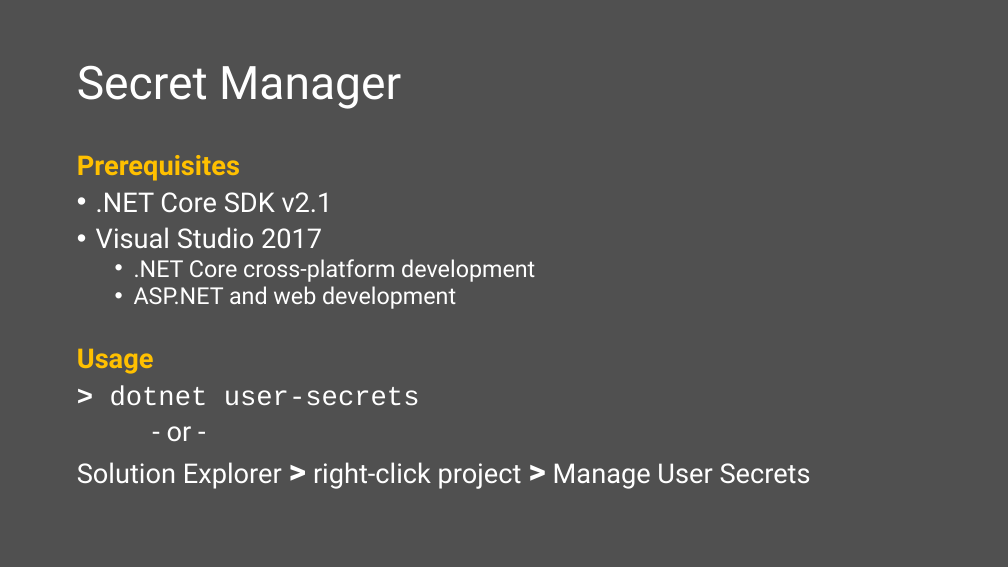
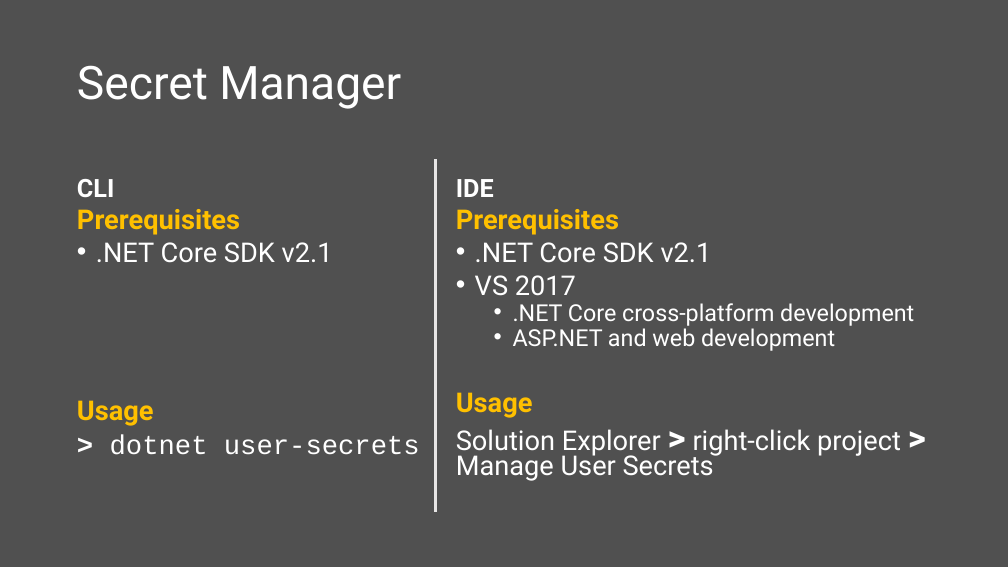
Before and after one commit to scottaddie/slide-decks, a slide deck: slide 7 of Protecting App Secrets.pptx. Drawn at 1008x567 pixels with LibreOffice and Linux fonts; fonts in the diff are those of the drawing. Boxes give left, top, right and bottom in pixels: in the first picture for what was removed or moved away, otherwise in the second. Text is boxed around its words. In the diff, an @@ line names an element or a change of style, - is before the commit and + after.

```diff
--- a/Protecting App Secrets.pptx
+++ b/Protecting App Secrets.pptx
@@ text added at (x1=77, y1=179, x2=114, y2=197), 24 pt, text #FFFFFF, bold @@
+CLI
@@ line added from (436, 160) to (436, 512), #E7E6E6 3 pt @@
@@ text added at (x1=456, y1=179, x2=494, y2=197), 24 pt, text #FFFFFF, bold @@
+IDE
@@ text "Prerequisites" moved from (x1=77, y1=155, x2=811, y2=489) to (x1=77, y1=209, x2=420, y2=455) @@
@@ text "Prerequisites" at (x1=77, y1=209, x2=420, y2=455): line spacing 0.8 to 0.7 @@
@@ text added at (x1=456, y1=209, x2=914, y2=481), 25.9 pt, text #FFFFFF @@
+Prerequisites
+• .NET Core SDK v2.1
+• VS 2017
+  • .NET Core cross-platform development
+  • ASP.NET and web development
+Usage
+Solution Explorer > right-click project > Manage User Secrets
@@ text at (x1=96, y1=227, x2=535, y2=309): paragraphs removed @@
-• Visual Studio 2017
-  • .NET Core cross-platform development
-  • ASP.NET and web development
@@ text at (x1=77, y1=426, x2=811, y2=489): paragraphs removed @@
-- or -
-Solution Explorer > right-click project > Manage User Secrets
```
Also in this commit, not shown: 2 other slides changed.
